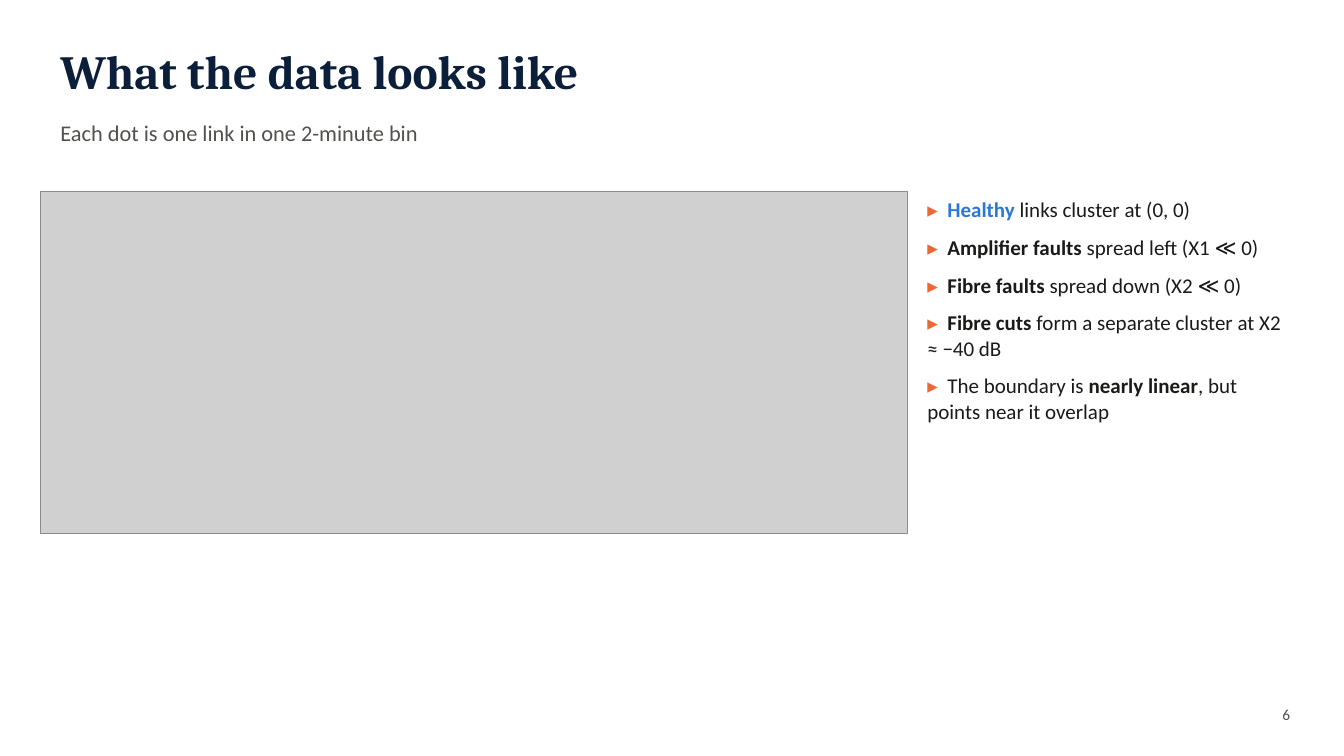
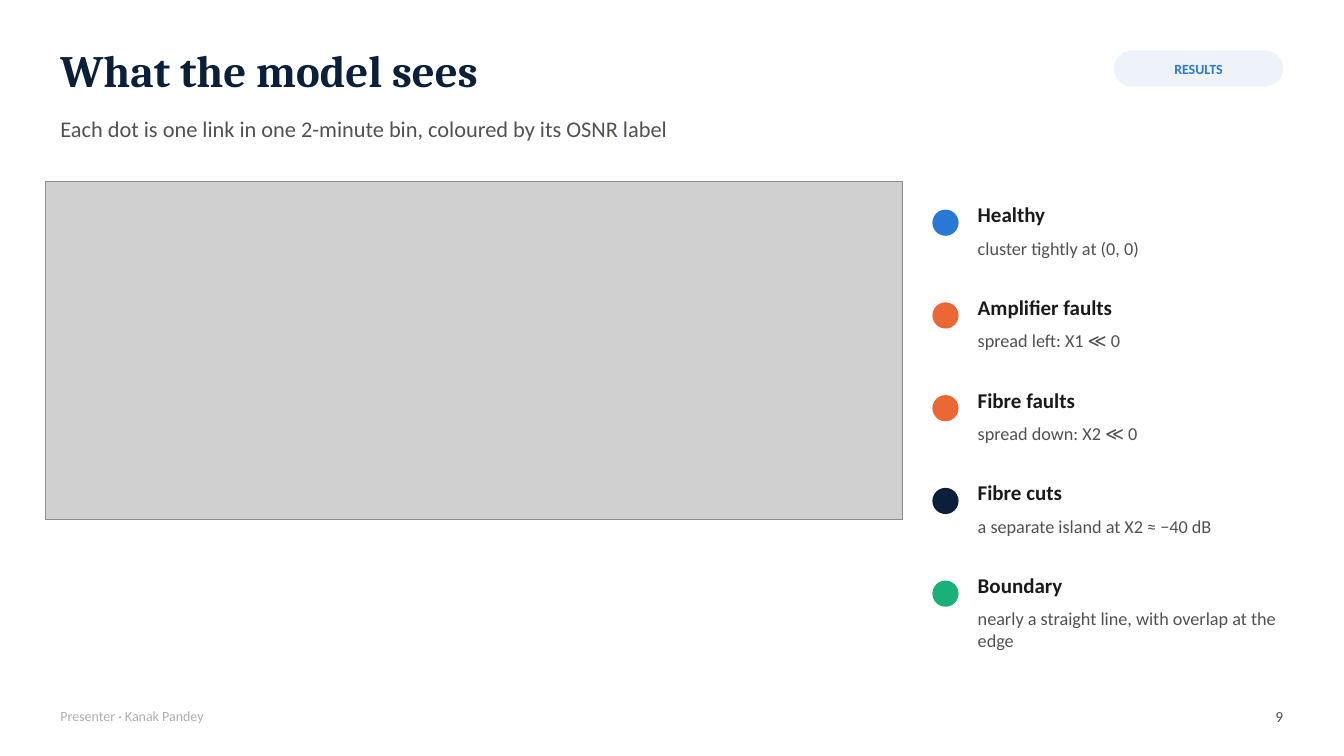
Before and after one commit to jsanjayvarma06-oss/ML-Project, a slide deck: slide 9 of docs/Slides_Link_Failure_Prediction.pptx (slide 6 before the commit). Drawn at 1344x756 pixels with LibreOffice and Linux fonts; fonts in the diff are those of the drawing; grey boxes stand for pictures. Boxes give left, top, right and bottom in pixels: in the first picture for what was removed or moved away, otherwise in the second. Text is boxed around its words. In the diff, an @@ line names an element or a change of style, - is before the commit and + after.

```diff
--- a/docs/Slides_Link_Failure_Prediction.pptx
+++ b/docs/Slides_Link_Failure_Prediction.pptx
@@ text at (60, 55, 478, 88): text changed; size 34 to 32 pt @@
-What the data looks like
+What the model sees
@@ rounded rectangle added at (1114, 50, 1284, 87), fill #EEF3FA, 10 pt, text #2A78D6, bold @@
+RESULTS
@@ text at (60, 121, 667, 141): text changed @@
-Each dot is one link in one 2-minute bin
+Each dot is one link in one 2-minute bin, coloured by its OSNR label
@@ picture: place and size @@
-picture at (40, 192, 907, 534)
+picture at (45, 181, 902, 520)
@@ text removed at (927, 202, 1280, 423) @@
-▸ Healthy links cluster at (0, 0)
-▸ Amplifier faults spread left (X1 ≪ 0)
-▸ Fibre faults spread down (X2 ≪ 0)
-▸ Fibre cuts form a separate cluster at X2 ≈ −40 dB
-▸ The boundary is nearly linear, but points near it overlap
@@ text added at (978, 207, 1045, 226), 15 pt, text #1A1A19, bold @@
+Healthy
@@ ellipse added at (933, 210, 959, 236), fill #2A78D6 @@
@@ text added at (978, 242, 1139, 258), 13 pt, text #52514E @@
+cluster tightly at (0, 0)
@@ ellipse added at (933, 302, 959, 329), fill #EB6834 @@
@@ text added at (978, 300, 1112, 319), 15 pt, text #1A1A19, bold @@
+Amplifier faults
@@ text added at (978, 334, 1120, 350), 13 pt, text #52514E @@
+spread left: X1 ≪ 0
@@ ellipse added at (933, 395, 959, 421), fill #EB6834 @@
@@ text added at (978, 393, 1075, 408), 15 pt, text #1A1A19, bold @@
+Fibre faults
@@ text added at (978, 427, 1137, 443), 13 pt, text #52514E @@
+spread down: X2 ≪ 0
@@ ellipse added at (933, 488, 959, 514), fill #0B1F3A @@
@@ text added at (978, 485, 1062, 500), 15 pt, text #1A1A19, bold @@
+Fibre cuts
@@ text added at (978, 520, 1211, 536), 13 pt, text #52514E @@
+a separate island at X2 ≈ −40 dB
@@ ellipse added at (933, 581, 959, 607), fill #1BAF7A @@
@@ text added at (978, 578, 1063, 597), 15 pt, text #1A1A19, bold @@
+Boundary
@@ text added at (978, 612, 1276, 650), 13 pt, text #52514E @@
+nearly a straight line, with overlap at the edge
@@ text added at (60, 711, 203, 723), 10 pt, text #B0AFA8 @@
+Presenter · Kanak Pandey
@@ text added at (1275, 712, 1283, 722), 11 pt, text #52514E @@
+9
@@ text removed at (1282, 709, 1290, 720) @@
-6
```
Also in this commit, not shown: 9 other slides changed, 9 slides added, 3 slides removed, 5 other files.
